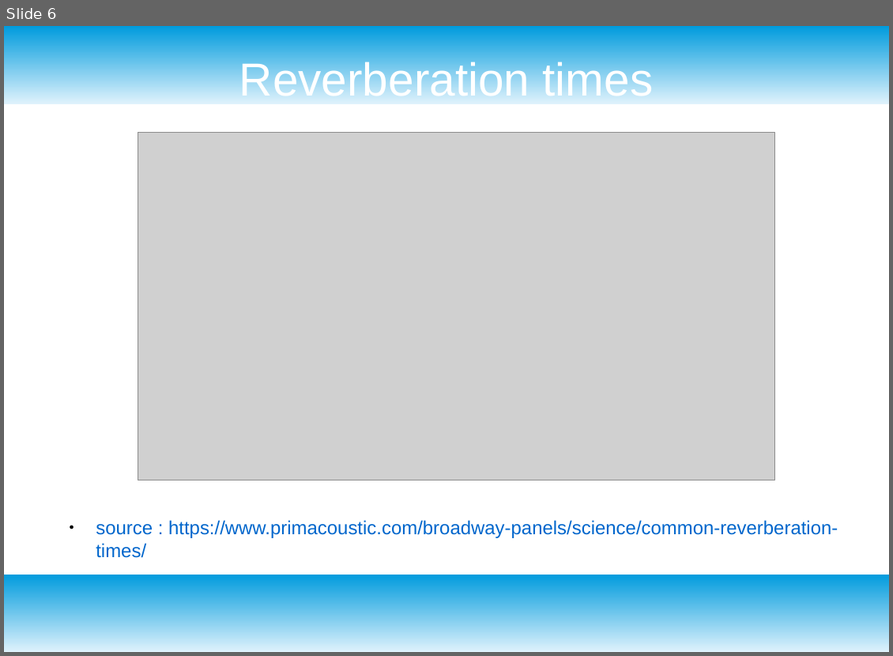
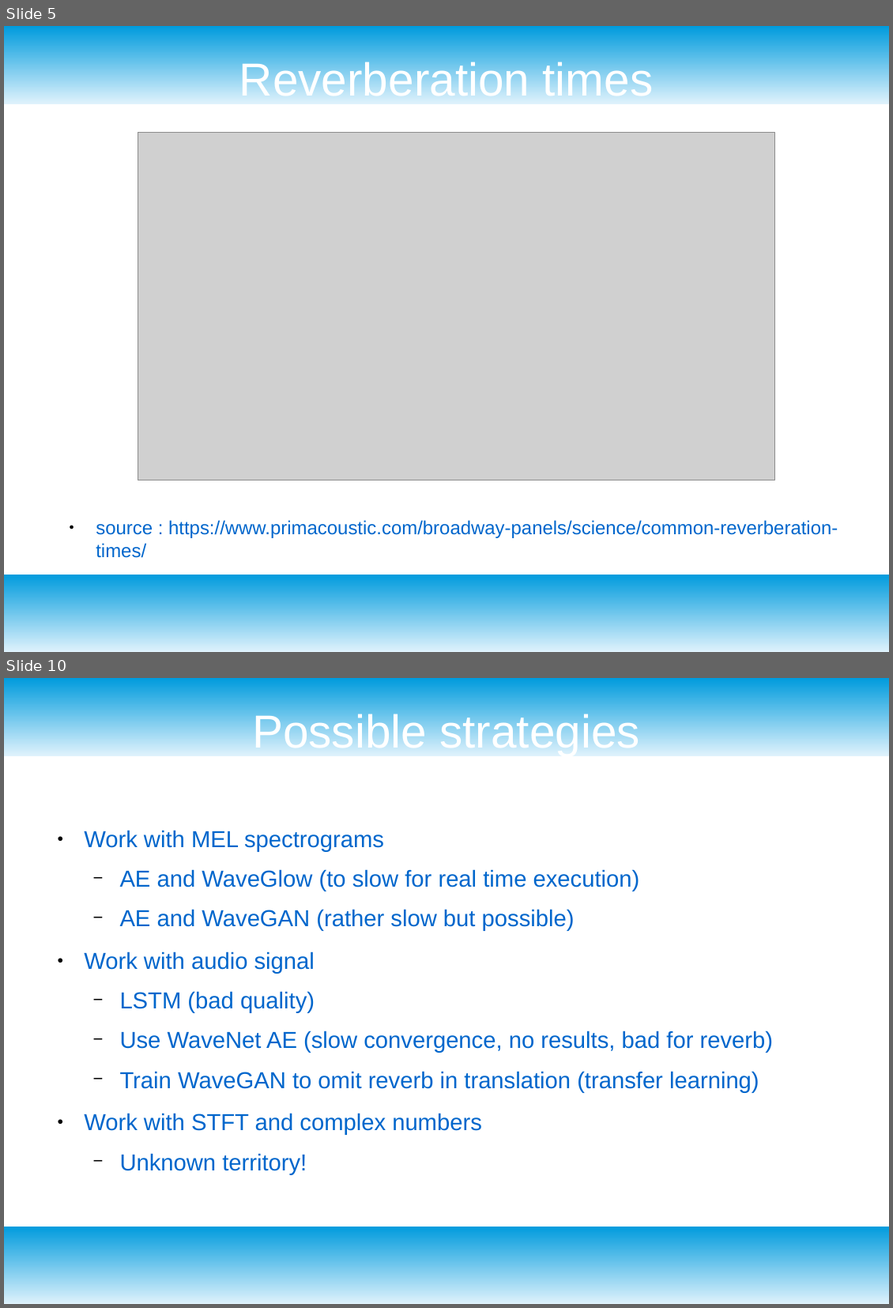
Before and after one commit to jakobatgithub/unreverb, a slide deck: project_presentation.odp. Shown one above the other, each under a label of ours: slide 6 before the commit, slides 5 and 10 after it; the slides between them are not shown. The pictures are 893x656 and 893x1308 pixels, drawn with LibreOffice and Linux fonts; fonts in the diff are those of the drawing; grey boxes stand for pictures. Boxes give left, top, right and bottom in pixels: in the first picture for what was removed or moved away, otherwise in the second. Text is boxed around its words. In the diff, an @@ line names an element or a change of style, - is before the commit and + after.

```diff
--- a/project_presentation.odp
+++ b/project_presentation.odp
@@ slide 10 added at (4, 678, 889, 1304), background #FFFFFF; not listed: 2 template elements that a slide beside it also shows @@
@@ title added at (252, 710, 640, 755), 44 pt, text #FFFFFF @@
+Possible strategies
@@ text added at (84, 830, 773, 1175), 22 pt, text #0066CC @@
+● Work with MEL spectrograms
+  − AE and WaveGlow (to slow for real time execution)
+  − AE and WaveGAN (rather slow but possible)
+● Work with audio signal
+  − LSTM (bad quality)
+  − Use WaveNet AE (slow convergence, no results, bad for reverb)
+  − Train WaveGAN to omit reverb in translation (transfer learning)
+● Work with STFT and complex numbers
+  − Unknown territory!
@@ what was slide 6 is now slide 5 @@
```
Also in this commit, not shown: 3 slides changed, 7 other slides added, 1 slide removed, 2 other files.
